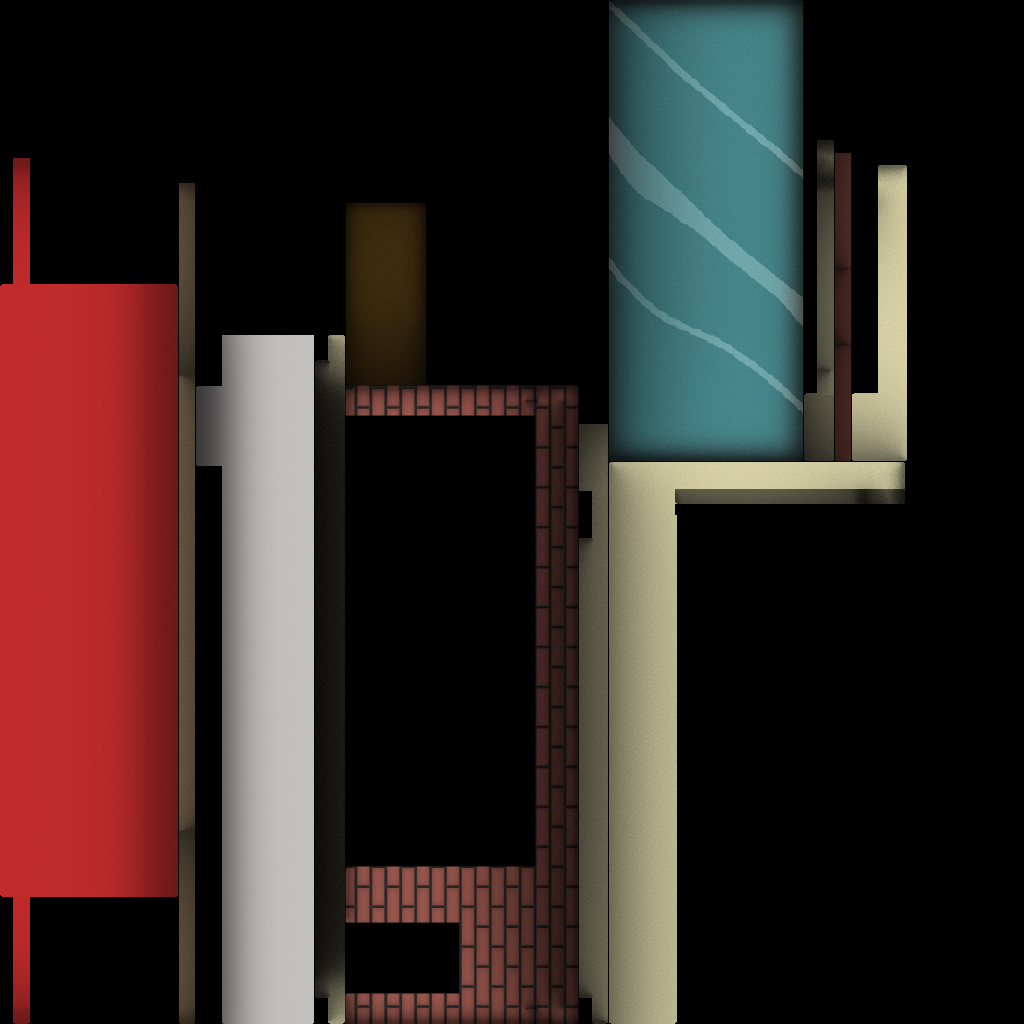
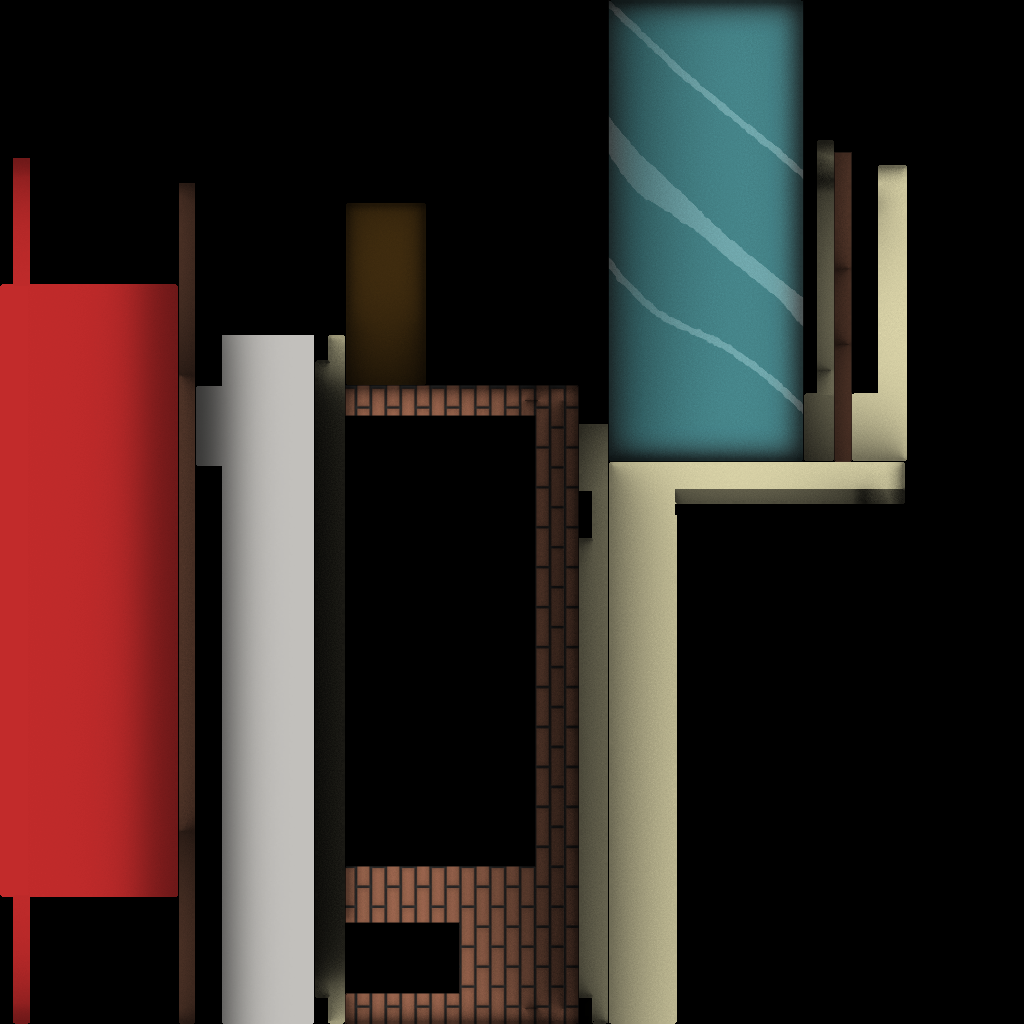
Two versions of the same layered image (1024x1024). Layer-by-layer changes:
painted on "Layer 1" over (834, 152, 852, 462)
